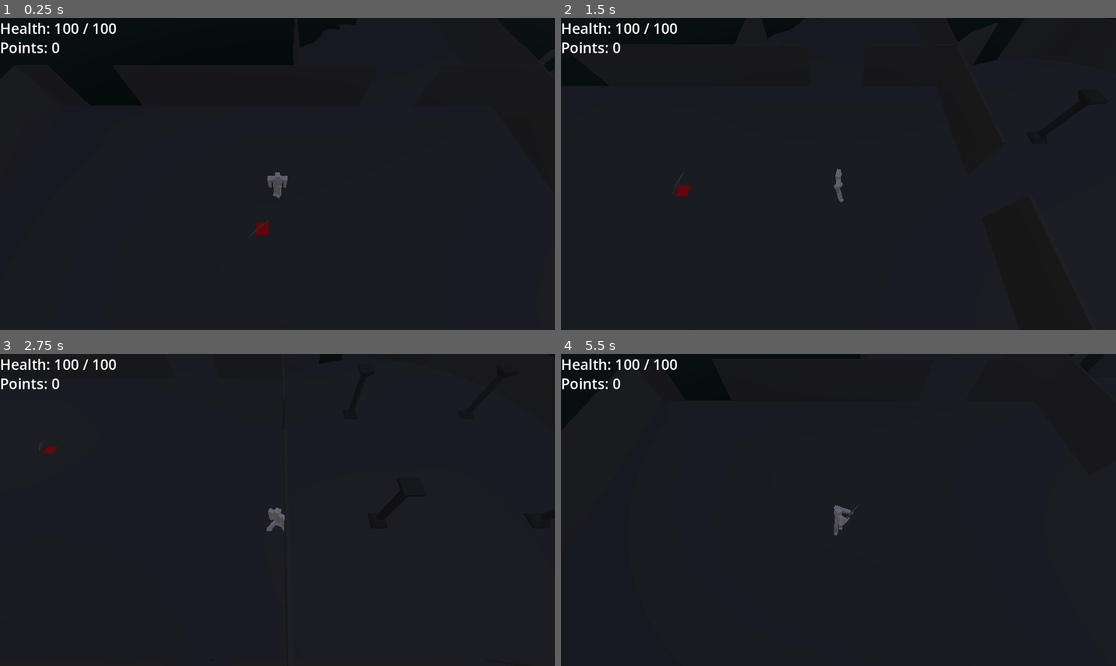
Above: before the commit, frames 1-4 (two rows, left to right).
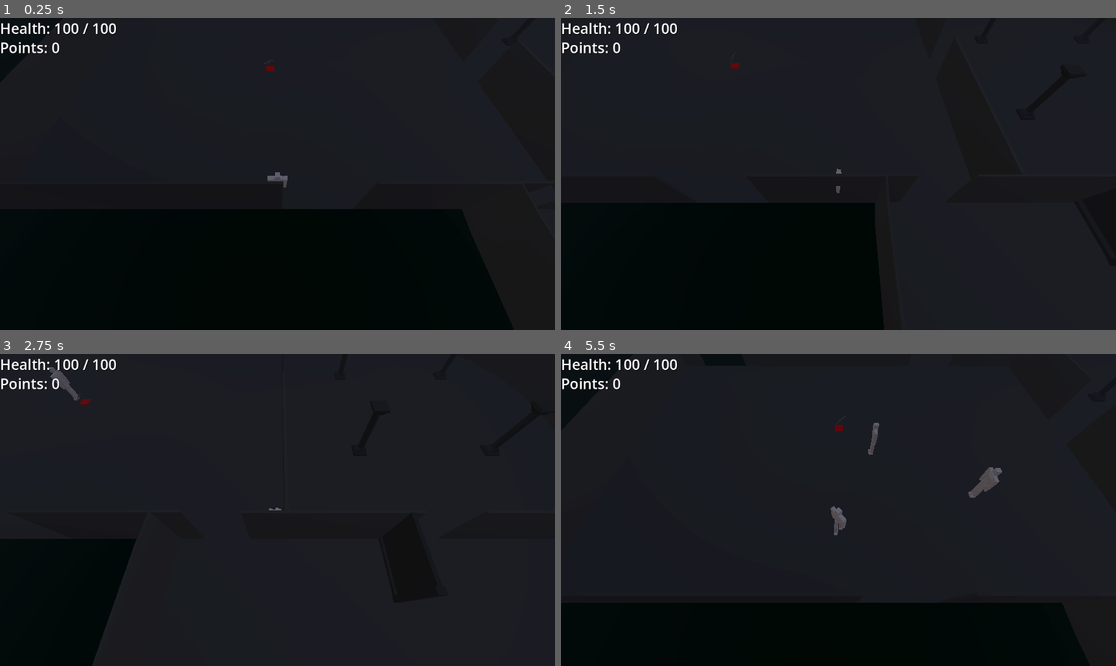
Above: after the commit, the same moments.

Repository: DunceHammer/outlaw-city-reborn-squared
Game: Godot game, scene res://Maps/NightOfTheUndead/MAP_NightOfTheUndead.tscn
Same seed, same stepped clock (60 frames per second), same inputs: the game is played once before the commit and once after it.
Inputs (mouse positions are in pixels of both pictures, inside the frame that each line leads up to):
- Up to frame 1 (0.25 s): no input
- Up to frame 2 (1.5 s): tap Enter at 0.5 s; move the mouse to (960, 158) at 0.52 s; hold D 0.53-1.28 s; hold E 0.53-1.28 s; click (960, 158) at 0.67 s; move the mouse to (727, 189) at 1.27 s; hold S from 1.28 s (still down); tap E at 1.35 s
- Up to frame 3 (2.75 s): move the mouse to (333, 441) at 2.02 s; release S at 2.03 s; hold D from 2.03 s (still down); hold E from 2.03 s (still down)
- Up to frame 4 (5.5 s): move the mouse to (810, 572) at 2.77 s; release D at 2.78 s; release E at 2.78 s; hold W 2.78-3.53 s; tap E at 2.85, 4.35 s; click (810, 572) at 2.92 s; move the mouse to (1005, 556) at 3.52 s; hold E 3.53-4.28 s; hold A 3.53-5.03 s; move the mouse to (672, 463) at 4.27 s; move the mouse to (866, 510) at 5.02 s; hold S from 5.03 s (still down); hold E from 5.03 s (still down); click (866, 510) at 5.17 s

The runs differ from the first frame. In frame 1, 29% of the frame differs, in the area x 9-93%, y 13-100%; in frame 2, 19%; in frame 3, 3.9%; in frame 4, 15%.

Commit message:
DHR-9: Autospawn enemies (#9)

Diff:
--- a/Components/HealthComponent.gd
+++ b/Components/HealthComponent.gd
@@ -23,7 +23,3 @@
 
 	if health < 0:
 		health = 0
-
-
-func _ready():
-	print("HealthComponent ready")
--- a/Components/PointsComponent.gd
+++ b/Components/PointsComponent.gd
@@ -6,20 +6,20 @@
 
 
 func can_afford(cost: int) -> bool:
-    return points >= cost
+	return points >= cost
 
 
 func add_points(amount: int):
-    points += amount
+	points += amount
 
 
 func spend_points(cost: int):
-    points -= cost
+	points -= cost
 
 
 func try_spend_points(cost: int) -> bool:
-    if can_afford(cost):
-        spend_points(cost)
-        return true
+	if can_afford(cost):
+		spend_points(cost)
+		return true
 
-    return false
+	return false
--- /dev/null
+++ b/Maps/NightOfTheUndead/Enemies.gd
@@ -0,0 +1,14 @@
+extends Node
+
+const MAX_ENEMIES = 7
+const ENEMY = preload("res://Prefabs/TrainingDummy/TrainingDummy.tscn")
+
+func _ready():
+	get_node('../EnemySpawnTimer').start()
+
+
+func _on_enemy_spawn_timer_timeout():
+	if (self.get_child_count() < MAX_ENEMIES):
+		var enemy = ENEMY.instantiate()
+		enemy.position = Vector3(randi_range(-23, 21), -0.256, randi_range(-15,15))
+		self.add_child(enemy)
--- a/Maps/NightOfTheUndead/MAP_NightOfTheUndead.tscn
+++ b/Maps/NightOfTheUndead/MAP_NightOfTheUndead.tscn
@@ -10,6 +10,7 @@
 [ext_resource type="PackedScene" uid="uid://ykj5wtgsgpqm" path="res://Scenes/UI_DevelopmentHud/UI_DevelopmentHud.tscn" id="8_2ptce"]
 [ext_resource type="CompressedTexture3D" uid="uid://d34ub26m3bb5" path="res://Maps/NightOfTheUndead/Assets/TEX_FogMask.png" id="9_bnxql"]
 [ext_resource type="CompressedTexture3D" uid="uid://4k1vtixdhp4c" path="res://Maps/NightOfTheUndead/Assets/TEX_FogMaskInverted.png" id="9_wcsqs"]
+[ext_resource type="Script" path="res://Maps/NightOfTheUndead/Enemies.gd" id="11_h3ply"]
 
 [sub_resource type="ProceduralSkyMaterial" id="ProceduralSkyMaterial_ykafg"]
 sky_top_color = Color(0.0862745, 0.0980392, 0.172549, 1)
@@ -66,7 +67,7 @@
 transform = Transform3D(-4.80825e-08, 0, 1.1, 0, 1.1, 0, -1.1, 0, -4.80825e-08, -0.437709, 0, 0.0868774)
 
 [node name="PlayerCharacter" parent="." instance=ExtResource("2_y35rs")]
-transform = Transform3D(1, 0, 0, 0, 1, 0, 0, 0, 1, -0.344985, -0.255912, 5.45624)
+transform = Transform3D(1, 0, 0, 0, 1, 0, 0, 0, 1, -0.0813923, -0.255912, -14.989)
 
 [node name="WeaponPickup" parent="." instance=ExtResource("3_cg45j")]
 transform = Transform3D(1, 0, 0, 0, 1, 0, 0, 0, 1, 0.851124, -0.255916, 2.53156)
@@ -139,3 +140,11 @@
 transform = Transform3D(-4.37114e-08, 1, -4.37114e-08, 0, -4.37114e-08, -1, -1, -4.37114e-08, 1.91069e-15, -16.1728, -0.31871, -1.80531)
 size = Vector3(190, 190, 46.88)
 material = SubResource("FogMaterial_rwgp7")
+
+[node name="Enemies" type="Node3D" parent="."]
+script = ExtResource("11_h3ply")
+
+[node name="EnemySpawnTimer" type="Timer" parent="."]
+wait_time = 2.0
+
+[connection signal="timeout" from="EnemySpawnTimer" to="Enemies" method="_on_enemy_spawn_timer_timeout"]
--- a/Prefabs/PlayerCharacter/PlayerCharacter.gd
+++ b/Prefabs/PlayerCharacter/PlayerCharacter.gd
@@ -18,9 +18,10 @@
 	is_firing = true
 	fire_time = time
 
+
 func _ready():
-	$HealthComponent.damaged.connect(_on_damaged,0)
 	$HealthComponent.died.connect(_on_died,0)
+
 
 # TODO - not hardcode movement keys
 func is_pressing_x_axis_keys() -> bool:
@@ -126,9 +127,6 @@
 	rotate_legs(delta)
 	move_and_slide()
 
-func _on_damaged(_damage: int):
-	print("Health: " + str($HealthComponent.health) + "/" + str($HealthComponent.max_health))
-
 
 func _on_died():
 	queue_free()
--- a/Prefabs/TrainingDummy/TrainingDummy.gd
+++ b/Prefabs/TrainingDummy/TrainingDummy.gd
@@ -1,6 +1,6 @@
 extends CharacterBody3D
 
-const PLAYER_PATH = "../PlayerCharacter"
+const PLAYER_PATH = "../../PlayerCharacter"
 const ENEMY_SPEED = 3
 const ENEMY_ATTACK_WAIT_TIME = 2
 const ENEMY_DAMAGE = 25
@@ -10,17 +10,14 @@
 var is_colliding_with_player = false
 
 func _ready():
-	$HealthComponent.damaged.connect(_on_damaged,0)
 	$HealthComponent.died.connect(_on_died,0)
+
 
 func _physics_process(delta):
 	player = get_node(PLAYER_PATH)
 	var enemy_direction = (player.position - self.position).normalized()
 	velocity = enemy_direction * ENEMY_SPEED
 	move_and_slide()
-
-func _on_damaged(_damage: int):
-	print("Health: " + str($HealthComponent.health) + "/" + str($HealthComponent.max_health))
 
 
 func _on_died():
@@ -31,13 +28,11 @@
 
 func _on_player_collision_body_entered(body):
 	if (body.name == ("PlayerCharacter")):
-		print("collide")
 		is_colliding_with_player = true
 		$EnemyAttackCooldown.start(ENEMY_ATTACK_WAIT_TIME)
 
 func _on_player_collision_body_exited(body):
 	if (body.name == ("PlayerCharacter")):
-		print("player exited")
 		is_colliding_with_player = false
 		$EnemyAttackCooldown.stop()
 
--- a/Prefabs/WeaponPickup/WeaponPickup.gd
+++ b/Prefabs/WeaponPickup/WeaponPickup.gd
@@ -10,6 +10,5 @@
 
 func on_body_entered(body):
 	if body.has_node("WeaponComponent"):
-		print("Picking up weapon")
 		body.get_node("WeaponComponent").equip(weapon)
 		queue_free()
--- a/Scenes/main_menu.gd
+++ b/Scenes/main_menu.gd
@@ -6,7 +6,10 @@
 "Outlaw City Reborn *Squared*!!!"
 ]
 const GAME_SCENE = "res://Maps/map_development.tscn"
+
+
 var current_message
+
 
 func _ready():
 	current_message = 0
Not shown: 1 places in Maps/NightOfTheUndead/MAP_NightOfTheUndead.tscn that only renumber resources
